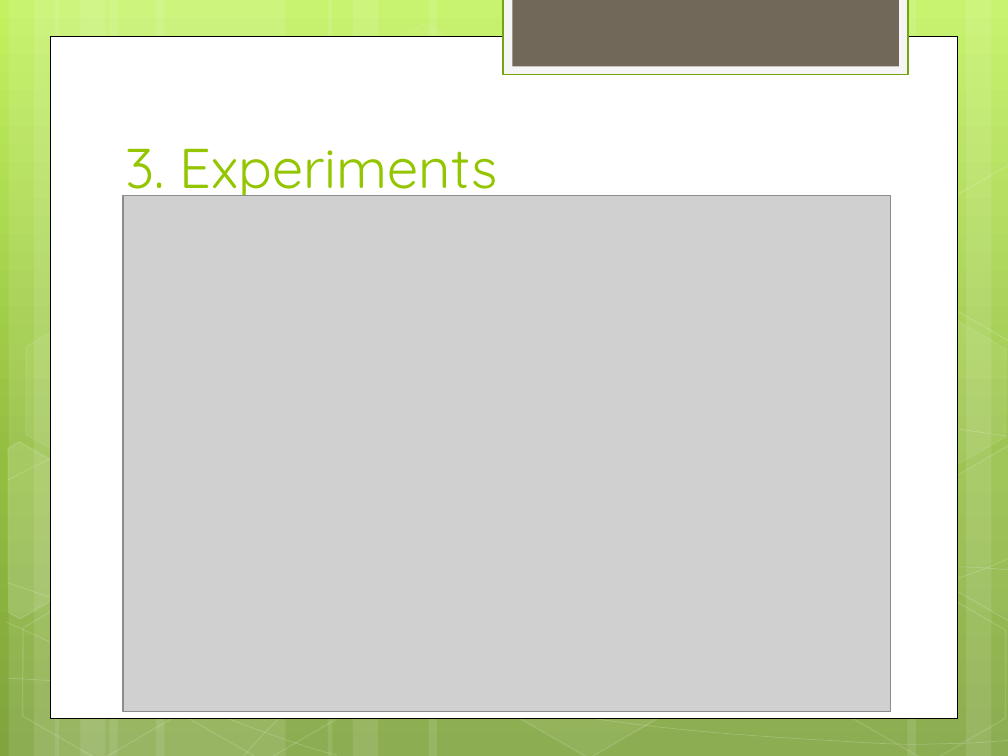
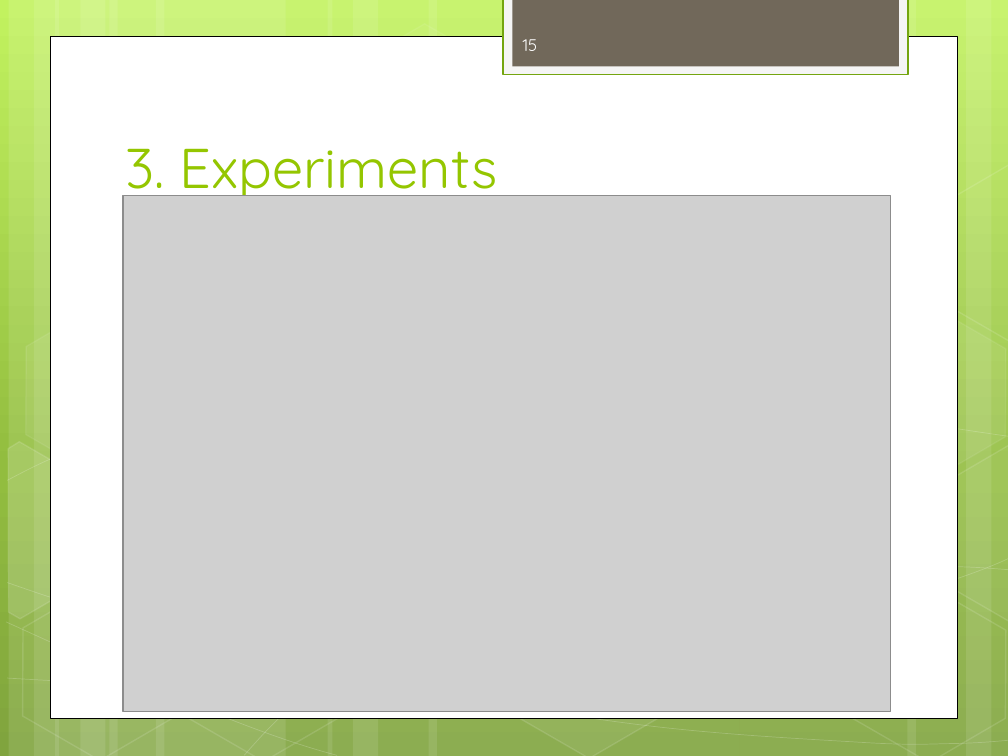
Before and after one commit to Visorgood/MenthalLab, a slide deck: slide 15 of Docs/Data Extraction for the Quantified Self v2.pptx (slide 14 before the commit). Drawn at 1008x756 pixels with LibreOffice and Linux fonts; fonts in the diff are those of the drawing; grey boxes stand for pictures. Boxes give left, top, right and bottom in pixels: in the first picture for what was removed or moved away, otherwise in the second. Text is boxed around its words. In the diff, an @@ line names an element or a change of style, - is before the commit and + after.

```diff
--- a/Docs/Data Extraction for the Quantified Self v2.pptx
+++ b/Docs/Data Extraction for the Quantified Self v2.pptx
@@ page number added at box(523, 39, 538, 51), 12 pt, text #FEFEFE @@
+15
```
Also in this commit, not shown: 14 other slides changed, 1 slide added.
